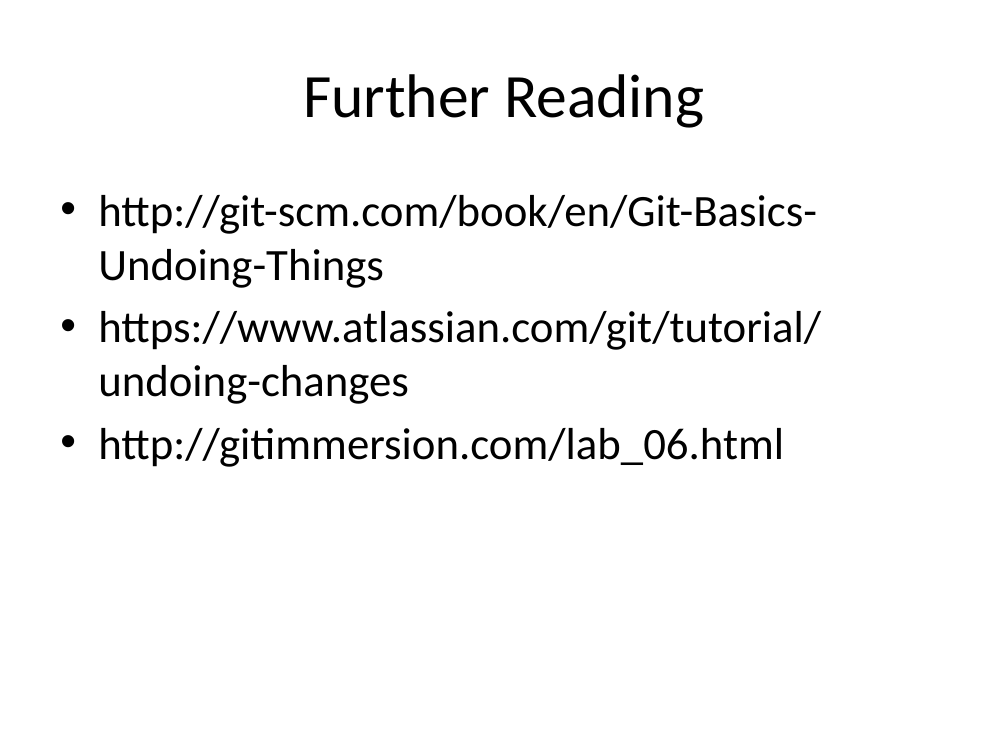
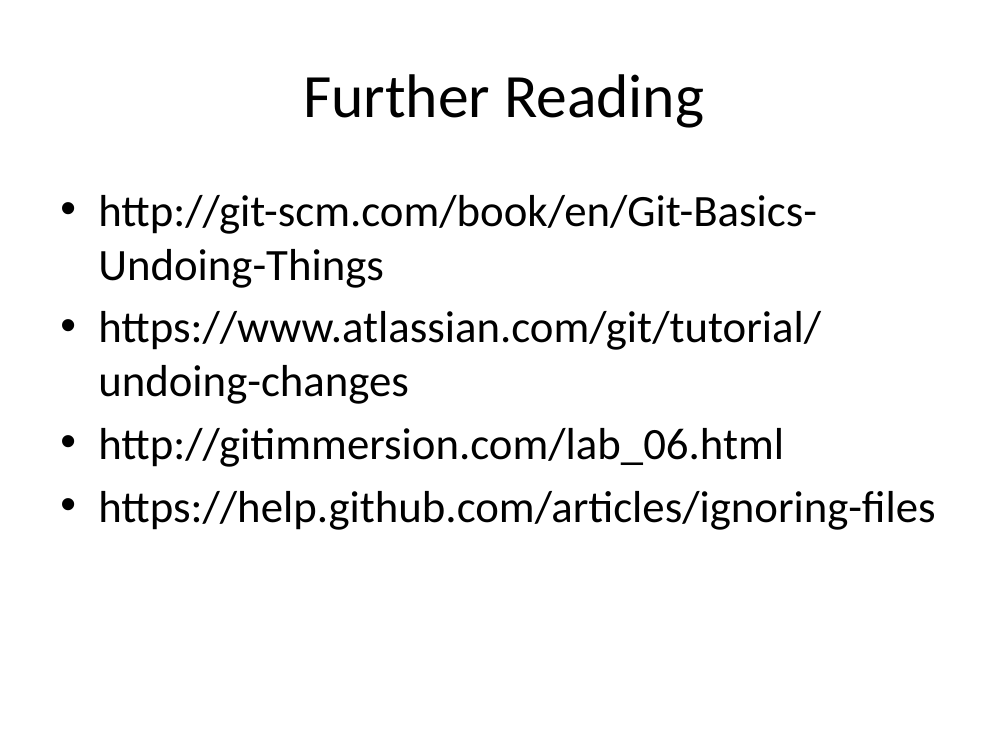
Before and after one commit to abergitdemo/git_demo, a slide deck: slide 10 of slides/add_undo.pptx (slide 9 before the commit). Drawn at 1008x756 pixels with LibreOffice and Linux fonts; fonts in the diff are those of the drawing. Boxes give left, top, right and bottom in pixels: in the first picture for what was removed or moved away, otherwise in the second. Text is boxed around its words. In the diff, an @@ line names an element or a change of style, - is before the commit and + after.

```diff
--- a/slides/add_undo.pptx
+++ b/slides/add_undo.pptx
@@ text at [98,491,935,530]: paragraph added @@
+• https://help.github.com/articles/ignoring-files
```
Also in this commit, not shown: 1 slide added, 9 other files.
